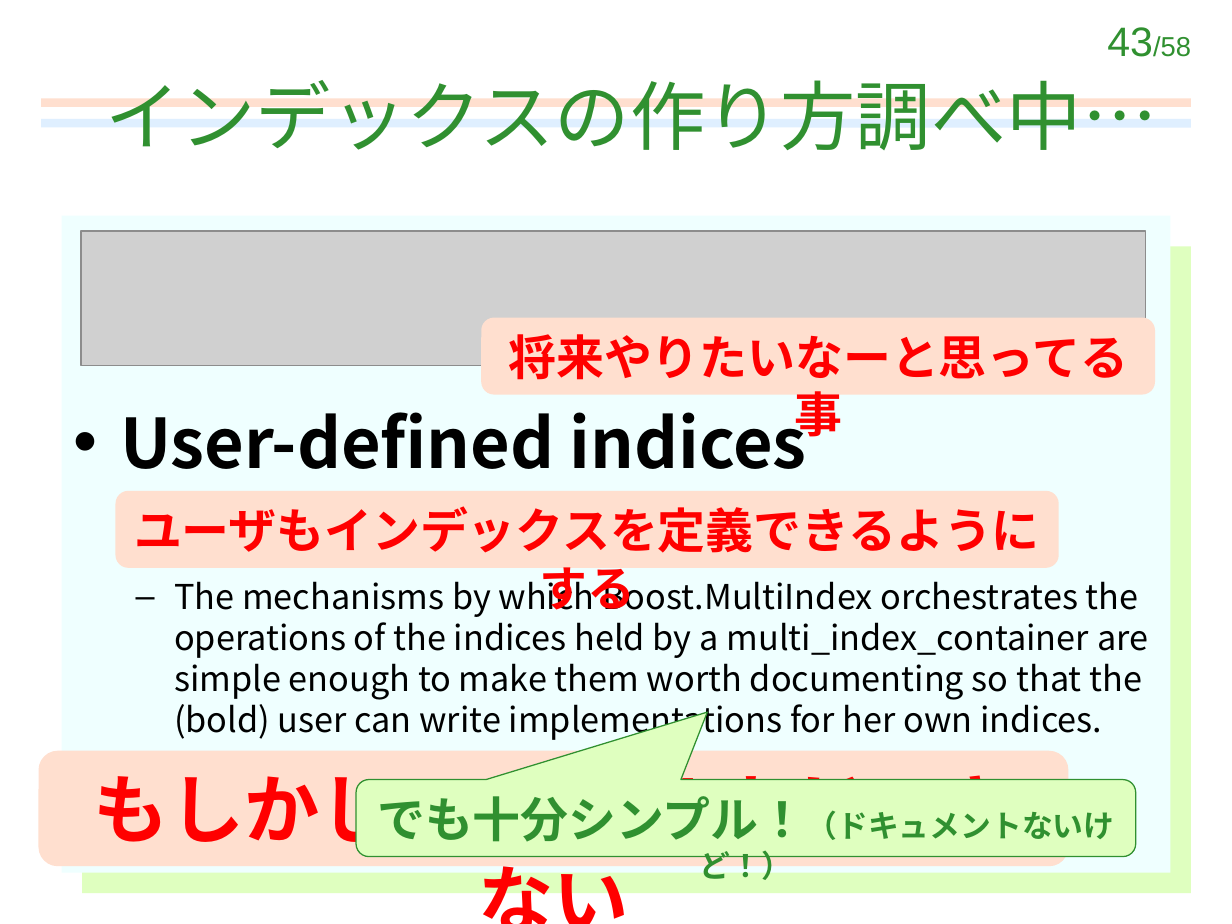
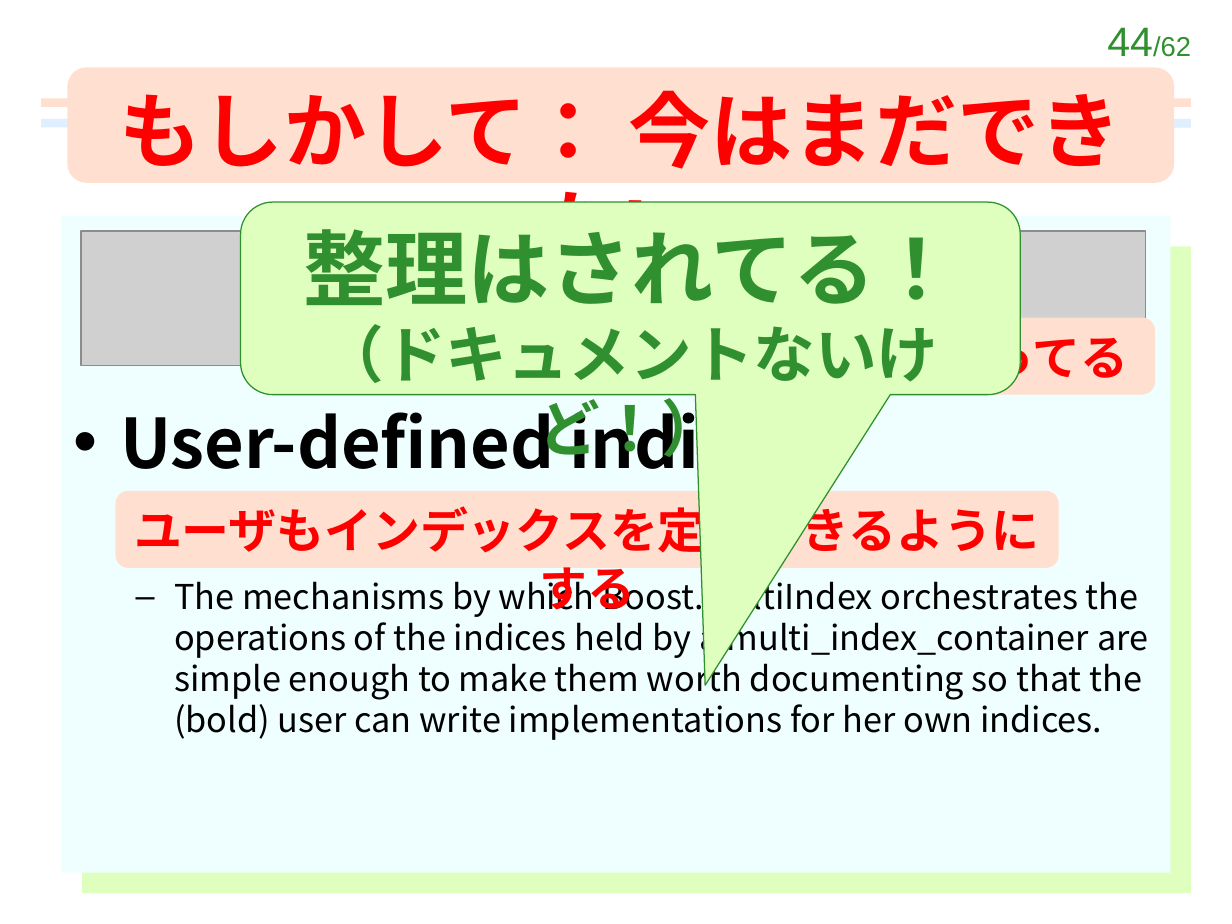
Before and after one commit to kinaba/mint, a slide deck: slide 44 of slide_boostjp.pptx (slide 43 before the commit). Drawn at 1232x924 pixels with LibreOffice and Linux fonts; fonts in the diff are those of the drawing; grey boxes stand for pictures. Boxes give left, top, right and bottom in pixels: in the first picture for what was removed or moved away, otherwise in the second. Text is boxed around its words. In the diff, an @@ line names an element or a change of style, - is before the commit and + after.

```diff
--- a/slide_boostjp.pptx
+++ b/slide_boostjp.pptx
@@ page number at [1107,27,1191,57]: text changed @@
-43/58
+44/62
@@ rounded rectangle "もしかして： 今はまだできない": place and size @@
-rounded rectangle "もしかして： 今はまだできない" at [38,750,1068,866]
+rounded rectangle "もしかして： 今はまだできない" at [68,68,1174,184]
@@ rounded rectangle "もしかして： 今はまだできない" at [68,68,1174,184]: size 44 to 48 pt @@
@@ rounded speech box "整理はされてる！ （ドキュメントないけど！）": place and size @@
-rounded speech box "整理はされてる！ （ドキュメントないけど！）" at [356,780,1136,857]
+rounded speech box "整理はされてる！ （ドキュメントないけど！）" at [240,202,1020,394]
@@ rounded speech box "整理はされてる！ （ドキュメントないけど！）" at [240,202,1020,394]: proportions changed @@
@@ text in rounded speech box at [303,229,957,383]: text changed; size 18 to 36 pt @@
-でも十分シンプル！（ドキュメントないけど！）
+整理はされてる！
+（ドキュメントないけど！）
```
Also in this commit, not shown: 6 other slides changed, 1 slide added, 1 other file.
